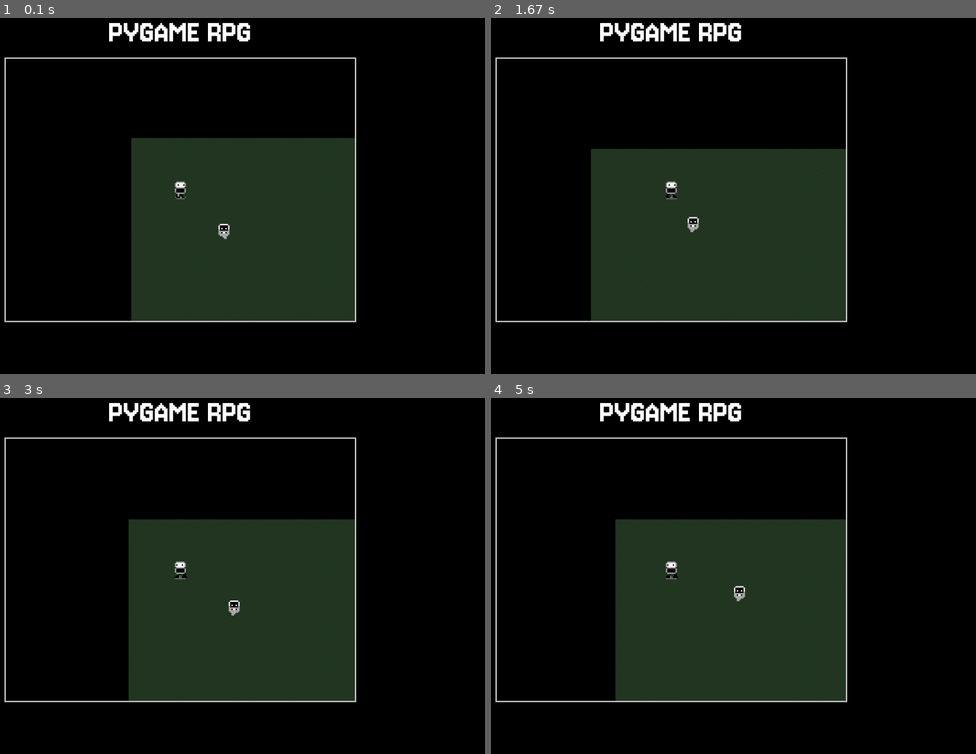
Above: before the commit, frames 1-4 (two rows, left to right).
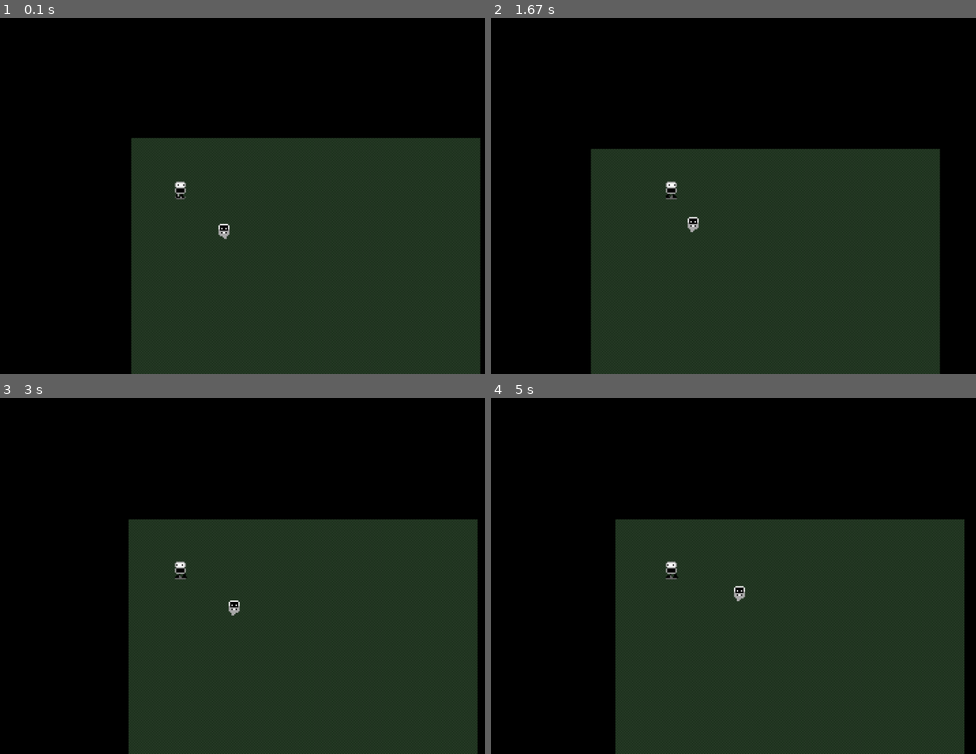
Above: after the commit, the same moments.

Repository: thefonzie-codes/pygame-rpg
Game: pygame game, started from main.py
Same seed, same stepped clock (60 frames per second), same inputs: the game is played once before the commit and once after it.
Inputs:
- Up to frame 1 (0.1 s): no input
- Up to frame 2 (1.67 s): hold D 0.33-0.8 s; hold W 0.83-1.13 s; hold D 1.17-1.63 s
- Up to frame 3 (3 s): hold A 1.67-2.2 s; hold S 2.23-2.53 s; hold A 2.57-2.97 s
- Up to frame 4 (5 s): hold W 3-3.37 s; hold D 3.4-4.03 s; hold S 4.07-4.43 s; hold A 4.47-4.93 s; hold D from 4.97 s (still down)

The runs differ from the first frame. In frame 1, 26% of the frame differs, in the area x 0-100%, y 1-100%; in frame 2, 22%; in frame 3, 25%; in frame 4, 25%.

Commit message:
adjusted viewport size

Diff:
--- a/constants.py
+++ b/constants.py
@@ -2,7 +2,7 @@
 
 PIXEL_SIZE = 4
 GRID_SIZE = 128
-VIEWPORT = pygame.math.Vector2(1024, 768)
+VIEWPORT = pygame.math.Vector2(1920, 1080)
 MAX_MAP_WIDTH = 256
 MAX_MAP_HEIGHT = 256
 FPS = 24
--- a/entities/ghost.py
+++ b/entities/ghost.py
@@ -2,7 +2,7 @@
 import pygame.math
 
 class Ghost:
-    def __init__(self, x, y, tick):
+    def __init__(self, tick, x = 64, y = 64 ):
         self.position = pygame.math.Vector2(x, y)  # Replace separate x, y with Vector2
         self.movement = pygame.math.Vector2(random.choice([(1, 0), (0, 1), (-1, 0), (0, -1)]))  # Vector2 direction
         self.size = pygame.math.Vector2(8, 11)
--- a/entities/player.py
+++ b/entities/player.py
@@ -2,7 +2,7 @@
 from constants import COLORS
 
 class Player:
-    def __init__(self, x, y, tick):
+    def __init__(self, tick, x = 32 , y = 32):
         self.__max_health__ = 100
         self.__current_health__ = 100
         self.position = pygame.math.Vector2(x, y)  # Replace x, y with Vector2
--- a/helpers/fonts.py
+++ b/helpers/fonts.py
@@ -1,9 +1,12 @@
 import pygame
 
-def load_font():
+def load_font(name: str, size: int = 36):
     try:
-        pixel_font = pygame.font.Font('fonts/damage/Jersey10-Regular.ttf, 36')
+        pixel_font = pygame.font.Font(name, size)
         return pixel_font
+    except pygame.error as e:
+        print(f"Error loading font: {e}")
+        return pygame.font.SysFont('Arial', size)
     except FileNotFoundError:
         print(f"Error: Font not found, using default.")
-        return pygame.font.SysFont('Arial', 36)
+        return pygame.font.SysFont('Arial', size)
--- a/main.py
+++ b/main.py
@@ -4,6 +4,7 @@
 from entities.ghost import Ghost
 from entities.player import Player
 from helpers.music import play_music
+from helpers.fonts import load_font
 from system.camera import Camera
 from constants import *
 from system.map import Map
@@ -25,10 +26,11 @@
     # Screen
     screen = pygame.display.set_mode((0, 0), pygame.FULLSCREEN)
     screen_width, screen_height = screen.get_size()
+
     pygame.display.set_caption('RPG Game')
 
     ## Font rendering
-    pixel_font = pygame.font.Font('fonts/damage/Jersey10-Regular.ttf', 100)
+    pixel_font = load_font('fonts/damage/Jersey10-Regular.ttf', 100)
     title = pixel_font.render('PYGAME RPG', True, COLORS['white'])
     title_rect = title.get_rect()
 
@@ -46,8 +48,8 @@
     level_map = Map(MAX_MAP_WIDTH, MAX_MAP_HEIGHT, PIXEL_SIZE, base_floor)
 
     # Entities
-    ghost = Ghost(64, 64, tick)
-    player = Player(32, 32, tick)
+    ghost = Ghost(tick)
+    player = Player(tick)
 
     # Create a surface for the game viewport
     game_surface = pygame.Surface((VIEWPORT.x, VIEWPORT.y))
